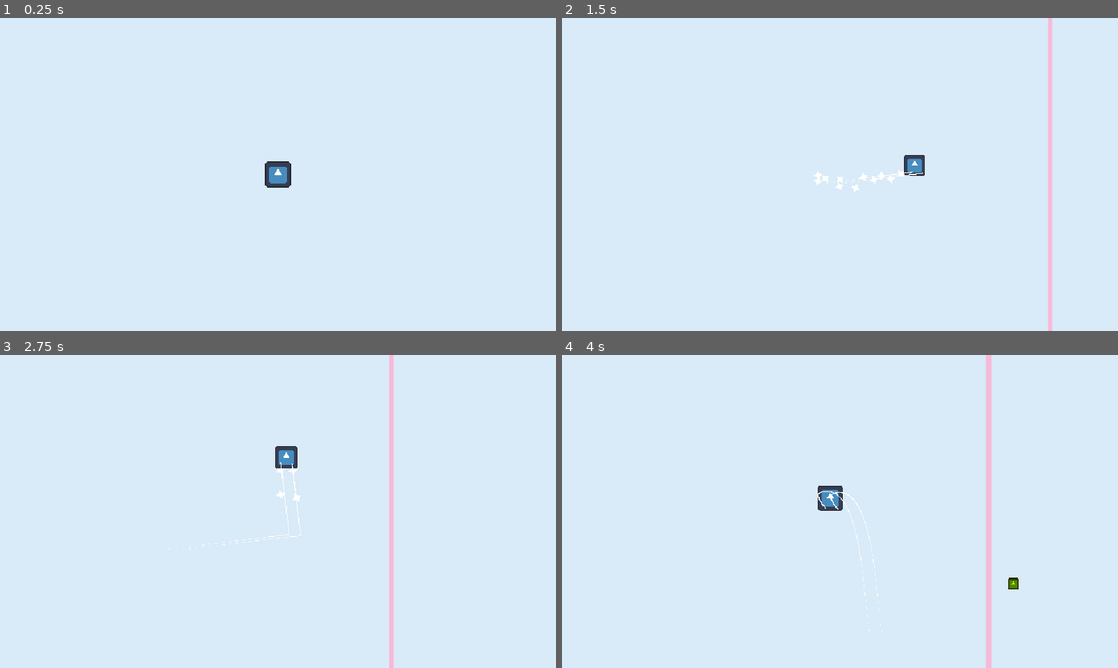
Above: before the commit, frames 1-4 (two rows, left to right).
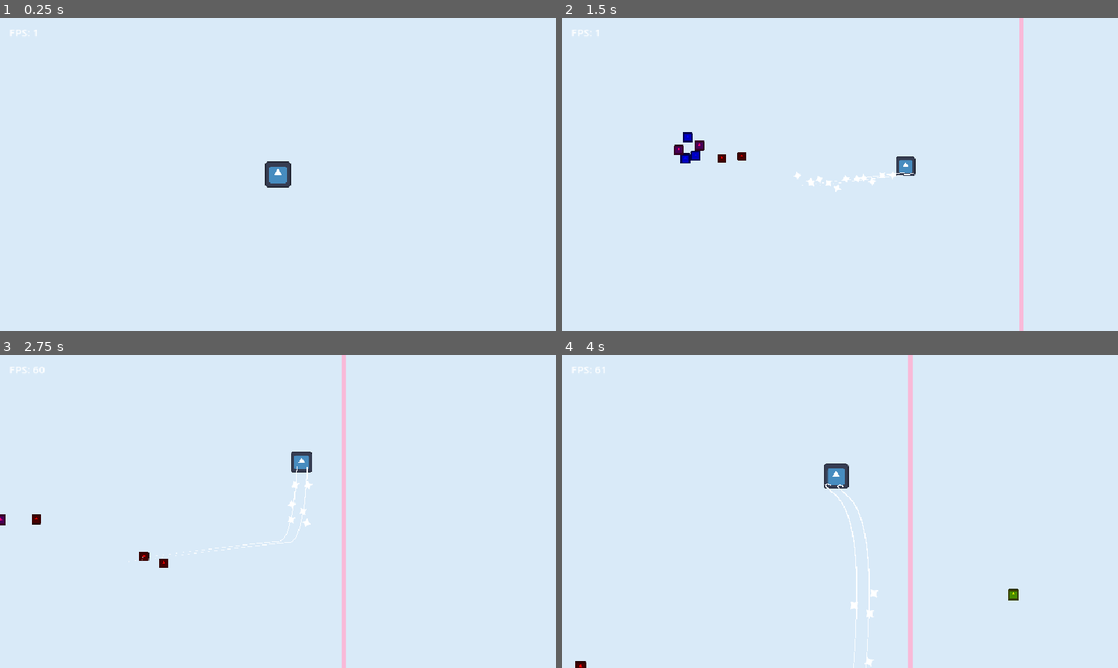
Above: after the commit, the same moments.

Repository: JLwuw/otter-jam
Game: Godot game, scene res://Scenes/gameplay_test.tscn
Same seed, same stepped clock (60 frames per second), same inputs: the game is played once before the commit and once after it. The engine's default icon, where the game draws it, is replaced by a stand-in: a white triangle on a blue panel in a dark square.
Inputs (mouse positions are in pixels of both pictures, inside the frame that each line leads up to):
- Up to frame 1 (0.25 s): no input
- Up to frame 2 (1.5 s): tap Enter at 0.5 s; move the mouse to (962, 158) at 0.52 s; press the mouse at (962, 158) at 0.53 s; move the mouse to (728, 190) at 1.27 s; release the mouse at (728, 190) at 1.28 s; click (728, 190) at 1.35 s
- Up to frame 3 (2.75 s): move the mouse to (333, 442) at 2.02 s; press the mouse at (333, 442) at 2.03 s
- Up to frame 4 (4 s): move the mouse to (812, 574) at 2.77 s; release the mouse at (812, 574) at 2.78 s; click (812, 574) at 2.85 s; move the mouse to (1006, 558) at 3.52 s; press the mouse at (1006, 558) at 3.53 s

The runs differ from the first frame. In frame 1, less than 0.1% of the frame differs, in the area x 2-7%, y 3-6%; in frame 2, 2.4%; in frame 3, 2.6%; in frame 4, 3.1%, in the area x 2-83%, y 0-100%.

Commit message:
Optimization overhaul

Diff:
--- a/Resources/Player/fire_rate_curve.tres
+++ b/Resources/Player/fire_rate_curve.tres
@@ -2,5 +2,5 @@
 
 [resource]
 _limits = [0.0, 2.0, 0.0, 1.0]
-_data = [Vector2(0, 0), 0.0, 0.0, 0, 0, Vector2(1, 2), 0.0, 0.0, 0, 0]
-point_count = 2
+_data = [Vector2(0, 0), 0.0, 0.0, 0, 0, Vector2(0.60199, 0.5006337), 2.5836627, 2.5836627, 0, 0, Vector2(1, 2), 0.0, 0.0, 0, 0]
+point_count = 3
--- a/Scenes/Bullet/bullet.tscn
+++ b/Scenes/Bullet/bullet.tscn
@@ -7,6 +7,8 @@
 
 [node name="Bullet" type="Area2D" unique_id=143243005]
 script = ExtResource("1_k7rnr")
+lifetime_seconds = 5.0
+despawn_when_offscreen = true
 
 [node name="Sprite2D" type="Sprite2D" parent="." unique_id=1657239318]
 scale = Vector2(0.14257813, 0.14257813)
@@ -15,4 +17,9 @@
 [node name="CollisionShape2D" type="CollisionShape2D" parent="." unique_id=368397643]
 shape = SubResource("CircleShape2D_554qy")
 
+[node name="VisibleOnScreenNotifier2D" type="VisibleOnScreenNotifier2D" parent="." unique_id=149310001]
+rect = Rect2(-24, -24, 48, 48)
+
 [connection signal="body_entered" from="." to="." method="_on_body_entered"]
+[connection signal="screen_entered" from="VisibleOnScreenNotifier2D" to="." method="_on_visible_on_screen_notifier_2d_screen_entered"]
+[connection signal="screen_exited" from="VisibleOnScreenNotifier2D" to="." method="_on_visible_on_screen_notifier_2d_screen_exited"]
--- a/Scenes/Enemies/enemy_slow_chaser.tscn
+++ b/Scenes/Enemies/enemy_slow_chaser.tscn
@@ -19,3 +19,9 @@
 
 [node name="Player Chase Component" type="Node" parent="." unique_id=1006373814]
 script = ExtResource("3_p7rkd")
+
+[node name="VisibleOnScreenNotifier2D" type="VisibleOnScreenNotifier2D" parent="." unique_id=1002036001]
+rect = Rect2(-28, -28, 56, 56)
+
+[connection signal="screen_entered" from="VisibleOnScreenNotifier2D" to="." method="_on_visible_on_screen_notifier_2d_screen_entered"]
+[connection signal="screen_exited" from="VisibleOnScreenNotifier2D" to="." method="_on_visible_on_screen_notifier_2d_screen_exited"]
--- a/Scenes/Enemies/enemy_slow_shooter.tscn
+++ b/Scenes/Enemies/enemy_slow_shooter.tscn
@@ -25,3 +25,10 @@
 [node name="Basic Shoot Component" type="Node" parent="." unique_id=1860826463]
 script = ExtResource("3_vqo77")
 bullet_scene = ExtResource("4_6cff3")
+fire_rate = 0.75
+
+[node name="VisibleOnScreenNotifier2D" type="VisibleOnScreenNotifier2D" parent="." unique_id=1602035001]
+rect = Rect2(-28, -28, 56, 56)
+
+[connection signal="screen_entered" from="VisibleOnScreenNotifier2D" to="." method="_on_visible_on_screen_notifier_2d_screen_entered"]
+[connection signal="screen_exited" from="VisibleOnScreenNotifier2D" to="." method="_on_visible_on_screen_notifier_2d_screen_exited"]
--- a/Scenes/Player/player.tscn
+++ b/Scenes/Player/player.tscn
@@ -13,7 +13,7 @@
 point_count = 2
 
 [sub_resource type="Gradient" id="Gradient_gk6dx"]
-offsets = PackedFloat32Array(0, 0.3271605)
+offsets = PackedFloat32Array(0, 0.8425926)
 colors = PackedColorArray(1, 1, 1, 1, 1, 1, 1, 0.72156864)
 
 [sub_resource type="CircleShape2D" id="CircleShape2D_a3d8c"]
@@ -43,6 +43,9 @@
 
 [node name="Player" type="CharacterBody2D" unique_id=2009590095 groups=["player"]]
 script = ExtResource("1_a3d8c")
+max_speed = 800.0
+acceleration_factor = 1.0
+drag = 0.25
 fire_rate_curve = ExtResource("2_xpcdj")
 
 [node name="Line2D2" type="Line2D" parent="." unique_id=1120057671]
@@ -50,22 +53,28 @@
 width_curve = SubResource("Curve_jlvik")
 gradient = SubResource("Gradient_gk6dx")
 script = ExtResource("7_0u5uq")
+length = 1200
 
 [node name="Line2D" type="Line2D" parent="." unique_id=284383964]
 points = PackedVector2Array(11, 16)
 width_curve = SubResource("Curve_jlvik")
 gradient = SubResource("Gradient_gk6dx")
 script = ExtResource("7_0u5uq")
+length = 1200
 
 [node name="CollisionShape2D" type="CollisionShape2D" parent="." unique_id=1340601154]
 shape = SubResource("CircleShape2D_a3d8c")
 
 [node name="Camera2D" type="Camera2D" parent="." unique_id=1631860778]
 position_smoothing_enabled = true
+position_smoothing_speed = 30.0
 script = ExtResource("6_dd0ac")
+speed_for_max_zoom_out = 800.0
+zoom_out = Vector2(0.3, 0.3)
 
 [node name="IceR" type="GPUParticles2D" parent="." unique_id=1520918119]
 position = Vector2(-9, 14)
+emitting = false
 amount = 15
 texture = ExtResource("4_htcer")
 process_material = SubResource("ParticleProcessMaterial_jlvik")
@@ -74,6 +83,7 @@
 
 [node name="IceL" type="GPUParticles2D" parent="." unique_id=795997758]
 position = Vector2(12, 13)
+emitting = false
 amount = 15
 texture = ExtResource("4_htcer")
 process_material = SubResource("ParticleProcessMaterial_jlvik")
--- a/Scenes/gameplay_test.tscn
+++ b/Scenes/gameplay_test.tscn
@@ -1,12 +1,15 @@
 [gd_scene format=3 uid="uid://b6echlk833f2a"]
 
-[ext_resource type="Script" path="res://Scenes/gameplay_test.gd" id="1_2okw4"]
 [ext_resource type="PackedScene" uid="uid://bttw28xgext45" path="res://Scenes/Player/player.tscn" id="1_6kpuu"]
+[ext_resource type="Script" uid="uid://cw60l7jw1fy3k" path="res://Scripts/gameplay_test.gd" id="1_n6585"]
+[ext_resource type="Script" uid="uid://cavvhlr7oonau" path="res://Scripts/Bullet/bullet_pool.gd" id="2_0f8g4"]
 [ext_resource type="PackedScene" uid="uid://6samdck1tc8k" path="res://Scenes/rink.tscn" id="5_6nxcd"]
 [ext_resource type="PackedScene" uid="uid://ba3g0t5t2s4lx" path="res://Scenes/enemy_spawner.tscn" id="6_gtphy"]
+[ext_resource type="PackedScene" uid="uid://28syyhoybqas" path="res://Scenes/Bullet/bullet.tscn" id="7_5d3qw"]
 
 [node name="GameplayTest" type="Node2D" unique_id=1958848919]
-script = ExtResource("1_2okw4")
+script = ExtResource("1_n6585")
+fps_update_interval = 1.0
 
 [node name="Rink" parent="." unique_id=487660221 instance=ExtResource("5_6nxcd")]
 position = Vector2(-3078, -1937)
@@ -14,9 +17,25 @@
 [node name="Player" parent="." unique_id=2009590095 instance=ExtResource("1_6kpuu")]
 position = Vector2(-6, 130)
 max_speed = 750.0
-acceleration_factor = 1.0
 bullet_speed = 800.0
 
 [node name="Enemy Spawner" parent="." unique_id=2131718947 node_paths=PackedStringArray("player") instance=ExtResource("6_gtphy")]
 position = Vector2(-223, 64)
 player = NodePath("../Player")
+
+[node name="BulletPool" type="Node" parent="." unique_id=1411259080]
+script = ExtResource("2_0f8g4")
+bullet_scene = ExtResource("7_5d3qw")
+initial_size = 180
+expand_by = 60
+
+[node name="DebugUI" type="CanvasLayer" parent="." unique_id=901245771]
+layer = 10
+
+[node name="FPSLabel" type="Label" parent="DebugUI" unique_id=506331224]
+offset_left = 16.0
+offset_top = 12.0
+offset_right = 148.0
+offset_bottom = 38.0
+theme_override_font_sizes/font_size = 18
+text = "FPS: --"
--- a/Scripts/Bullet/bullet.gd
+++ b/Scripts/Bullet/bullet.gd
@@ -5,22 +5,88 @@
 var team: Team
 var speed: float = 300.0
 var direction: Vector2 = Vector2.ZERO
+@export var lifetime_seconds: float = 3.0
+@export var despawn_when_offscreen: bool = false
+@onready var sprite: Sprite2D = $Sprite2D
+var lifetime_remaining: float = 0.0
+var pool: BulletPool
+var release_requested: bool = false
 
 func _ready() -> void:
-	if team == Team.PLAYER:
-		$Sprite2D.self_modulate = Color(1, 1, 0)
-	if team == Team.ENEMY:
-		$Sprite2D.self_modulate = Color(1, 0, 0)
+	if pool != null:
+		deactivate_for_pool()
+		return
 
+	activate(team, global_position, direction, speed)
 
-func _process(delta: float) -> void:
+func _physics_process(delta: float) -> void:
+	if lifetime_seconds > 0.0:
+		lifetime_remaining -= delta
+		if lifetime_remaining <= 0.0:
+			despawn()
+			return
+
 	position += direction * speed * delta
 
 func _on_body_entered(body: Node) -> void:
-	if team == Team.PLAYER and body.is_in_group("enemies"):
-		body.take_damage(1)
-		queue_free()
+	if team == Team.PLAYER and body.is_in_group("enemies") and body.has_method("take_damage"):
+		body.call("take_damage", 1)
+		despawn()
 
-	elif team == Team.ENEMY and body.is_in_group("player"):
-		body.take_damage(1)
-		queue_free()
+	elif team == Team.ENEMY and body.is_in_group("player") and body.has_method("take_damage"):
+		body.call("take_damage", 1)
+		despawn()
+
+func _on_visible_on_screen_notifier_2d_screen_entered() -> void:
+	sprite.visible = true
+
+func _on_visible_on_screen_notifier_2d_screen_exited() -> void:
+	# Bullets are short-lived projectiles; despawning them off-screen avoids wasted draw/update work.
+	if despawn_when_offscreen:
+		despawn()
+		return
+
+	sprite.visible = false
+
+func set_pool(new_pool: BulletPool) -> void:
+	pool = new_pool
+
+func activate(new_team: Team, spawn_position: Vector2, spawn_direction: Vector2, spawn_speed: float) -> void:
+	release_requested = false
+	team = new_team
+	global_position = spawn_position
+	direction = spawn_direction
+	speed = spawn_speed
+	lifetime_remaining = lifetime_seconds
+	_apply_team_color()
+	sprite.visible = true
+	visible = true
+	set_physics_process(true)
+	monitoring = true
+	monitorable = true
+
+func deactivate_for_pool() -> void:
+	release_requested = false
+	direction = Vector2.ZERO
+	lifetime_remaining = lifetime_seconds
+	sprite.visible = false
+	visible = false
+	set_physics_process(false)
+	set_deferred("monitoring", false)
+	set_deferred("monitorable", false)
+
+func despawn() -> void:
+	if pool != null:
+		if release_requested:
+			return
+		release_requested = true
+		pool.release_bullet(self)
+		return
+
+	queue_free()
+
+func _apply_team_color() -> void:
+	if team == Team.PLAYER:
+		sprite.self_modulate = Color(1, 1, 0)
+	elif team == Team.ENEMY:
+		sprite.self_modulate = Color(1, 0, 0)
--- /dev/null
+++ b/Scripts/Bullet/bullet_pool.gd
@@ -0,0 +1,78 @@
+class_name BulletPool
+extends Node
+
+@export var bullet_scene: PackedScene
+@export var initial_size: int = 128
+@export var expand_by: int = 32
+
+var available: Array[Node] = []
+var pending_release: Dictionary = {}
+@onready var current_scene_root: Node = get_tree().current_scene
+
+func _ready() -> void:
+	if current_scene_root == null:
+		current_scene_root = get_tree().root
+	warm_pool(initial_size)
+
+
+func warm_pool(count: int) -> void:
+	if bullet_scene == null or count <= 0:
+		return
+
+	for _i in range(count):
+		var bullet_node: Node = bullet_scene.instantiate()
+		if bullet_node == null:
+			continue
+
+		if bullet_node.has_method("set_pool"):
+			bullet_node.call("set_pool", self)
+
+		add_child(bullet_node)
+		if bullet_node.has_method("deactivate_for_pool"):
+			bullet_node.call("deactivate_for_pool")
+
+		available.append(bullet_node)
+
+
+func get_bullet(team: Bullet.Team, spawn_position: Vector2, spawn_direction: Vector2, spawn_speed: float) -> Node:
+	if available.is_empty():
+		warm_pool(expand_by)
+
+	if available.is_empty():
+		return null
+
+	var bullet_node: Node = available.pop_back()
+	if bullet_node.get_parent() != current_scene_root:
+		bullet_node.reparent(current_scene_root)
+
+	if bullet_node.has_method("activate"):
+		bullet_node.call("activate", team, spawn_position, spawn_direction, spawn_speed)
+
+	return bullet_node
+
+
+func release_bullet(bullet_node: Node) -> void:
+	if bullet_node == null:
+		return
+
+	var instance_id: int = bullet_node.get_instance_id()
+	if pending_release.has(instance_id):
+		return
+
+	pending_release[instance_id] = true
+	call_deferred("_release_bullet_deferred", bullet_node, instance_id)
+
+
+func _release_bullet_deferred(bullet_node: Node, instance_id: int) -> void:
+	pending_release.erase(instance_id)
+	if bullet_node == null or not is_instance_valid(bullet_node):
+		return
+
+	if bullet_node.has_method("deactivate_for_pool"):
+		bullet_node.call("deactivate_for_pool")
+
+	if bullet_node.get_parent() != self:
+		bullet_node.reparent(self)
+
+	if not available.has(bullet_node):
+		available.append(bullet_node)
--- a/Scripts/Enemies/Components/component_basic_shoot.gd
+++ b/Scripts/Enemies/Components/component_basic_shoot.gd
@@ -8,29 +8,49 @@
 var player: Node2D
 var owner_body: CharacterBody2D
 var shoot_timer: float = 0.0
+var has_warned_missing_player: bool = false
+var fire_interval: float = INF
+@onready var current_scene_root: Node = get_tree().current_scene
+var bullet_pool: BulletPool
 
 func _ready() -> void:
-	owner_body = get_parent()
-	set_process(true)
+	owner_body = get_parent() as CharacterBody2D
+	if fire_rate > 0.0:
+		fire_interval = 1.0 / fire_rate
+	if current_scene_root == null:
+		current_scene_root = get_tree().root
+	bullet_pool = current_scene_root.get_node_or_null("BulletPool") as BulletPool
 
 func _process(delta: float) -> void:
+	if owner_body == null:
+		return
+
 	if player == null:
-		print("No player found in Basic Shoot Component")
+		if not has_warned_missing_player:
+			push_warning("No player found in Basic Shoot Component")
+			has_warned_missing_player = true
 		return
+
+	has_warned_missing_player = false
 
 	shoot_timer -= delta
 
 	if shoot_timer <= 0.0:
 		shoot()
-		shoot_timer = 1.0 / fire_rate
+		shoot_timer = fire_interval
 
 func shoot() -> void:
+	if bullet_scene == null:
+		return
+
+	var dir: Vector2 = (player.global_position - owner_body.global_position).normalized()
+	if bullet_pool != null:
+		bullet_pool.get_bullet(Bullet.Team.ENEMY, owner_body.global_position, dir, bullet_speed)
+		return
+
 	var bullet: Bullet = bullet_scene.instantiate()
 	bullet.global_position = owner_body.global_position
-
-	var dir: Vector2 = (player.global_position - bullet.global_position).normalized()
 	bullet.direction = dir
 	bullet.team = Bullet.Team.ENEMY
 	bullet.speed = bullet_speed
-
-	get_tree().current_scene.add_child(bullet)
+	current_scene_root.add_child(bullet)
--- a/Scripts/Enemies/Components/component_player_chase.gd
+++ b/Scripts/Enemies/Components/component_player_chase.gd
@@ -9,21 +9,31 @@
 
 var owner_body: CharacterBody2D
 var player: Player
+var has_warned_missing_player: bool = false
+var max_speed_sq: float = 0.0
 
 func _ready() -> void:
-	owner_body = get_parent()
+	owner_body = get_parent() as CharacterBody2D
+	max_speed_sq = max_speed * max_speed
 
 func _physics_process(delta: float) -> void:
-	if player == null:
-		print("No player in Slow Chase Component")
+	if owner_body == null:
 		return
 
-	var direction: Vector2 = (player.global_position- owner_body.global_position).normalized()
+	if player == null:
+		if not has_warned_missing_player:
+			push_warning("No player in Slow Chase Component")
+			has_warned_missing_player = true
+		return
+
+	has_warned_missing_player = false
+
+	var direction: Vector2 = (player.global_position - owner_body.global_position).normalized()
 	direction *= acceleration_factor
 	var acceleration: Vector2 = owner_body.velocity.lerp(direction, delta * responsiveness)
 	owner_body.velocity += delta * acceleration
 
-	if owner_body.velocity.length() > max_speed:
+	if owner_body.velocity.length_squared() > max_speed_sq:
 		owner_body.velocity = owner_body.velocity.normalized() * max_speed
 
 	owner_body.move_and_slide()
--- a/Scripts/Enemies/enemy.gd
+++ b/Scripts/Enemies/enemy.gd
@@ -5,11 +5,18 @@
 @export var toughness: int = 1
 @export var unlock_time: int = 0
 @export var player: Player
+@export var disable_collision_when_offscreen: bool = true
 
 var current_health: int = 3
+@onready var sprite: Sprite2D = $Sprite2D
+@onready var chase_component: ComponentPlayerChase = get_node_or_null("Player Chase Component")
+@onready var shoot_component: ComponentBasicShoot = get_node_or_null("Basic Shoot Component")
+@onready var collision_shape: CollisionShape2D = $CollisionShape2D
+@onready var screen_notifier: VisibleOnScreenNotifier2D = $VisibleOnScreenNotifier2D
 
 func _ready() -> void:
 	current_health = max_health
+	set_enemy_active(screen_notifier.is_on_screen())
 
 func take_damage(amount: int) -> void:
 	current_health -= amount
@@ -18,3 +25,21 @@
 
 func die() -> void:
 	queue_free()
+
+func _on_visible_on_screen_notifier_2d_screen_entered() -> void:
+	set_enemy_active(true)
+
+func _on_visible_on_screen_notifier_2d_screen_exited() -> void:
+	set_enemy_active(false)
+
+func set_enemy_active(is_active: bool) -> void:
+	sprite.visible = is_active
+
+	if chase_component != null:
+		chase_component.set_physics_process(is_active)
+
+	if shoot_component != null:
+		shoot_component.set_process(is_active)
+
+	if disable_collision_when_offscreen and collision_shape != null:
+		collision_shape.disabled = not is_active
--- a/Scripts/Enemies/enemy_slow_chaser.gd
+++ b/Scripts/Enemies/enemy_slow_chaser.gd
@@ -3,4 +3,5 @@
 
 func _ready() -> void:
 	super._ready()
-	$"Player Chase Component".player = player
+	var chase_component: ComponentPlayerChase = $"Player Chase Component"
+	chase_component.player = player
--- a/Scripts/Enemies/enemy_slow_shooter.gd
+++ b/Scripts/Enemies/enemy_slow_shooter.gd
@@ -3,5 +3,7 @@
 
 func _ready() -> void:
 	super._ready()
-	$"Player Chase Component".player = player
-	$"Basic Shoot Component".player = player
+	var chase_component: ComponentPlayerChase = $"Player Chase Component"
+	var shoot_component: ComponentBasicShoot = $"Basic Shoot Component"
+	chase_component.player = player
+	shoot_component.player = player
--- a/Scripts/Player/ice_emitter.gd
+++ b/Scripts/Player/ice_emitter.gd
@@ -5,12 +5,17 @@
 
 var player: CharacterBody2D
 var particle_material: ParticleProcessMaterial
+var emit_speed_sq: float = 0.0
+var direction_update_speed_sq: float = 0.0
 
 func _ready() -> void:
 	player = get_parent() as CharacterBody2D
 	if process_material is ParticleProcessMaterial:
 		particle_material = (process_material as ParticleProcessMaterial).duplicate(true)
 		process_material = particle_material
+
+	emit_speed_sq = min_emit_speed * min_emit_speed
+	direction_update_speed_sq = min_speed_for_direction_update * min_speed_for_direction_update
 
 
 func _process(_delta: float) -> void:
@@ -19,12 +24,11 @@
 		return
 
 	var speed_sq: float = player.velocity.length_squared()
-	var emit_speed_sq: float = min_emit_speed * min_emit_speed
 	emitting = speed_sq >= emit_speed_sq
 	if not emitting:
 		return
 
-	if speed_sq <= min_speed_for_direction_update * min_speed_for_direction_update:
+	if speed_sq <= direction_update_speed_sq:
 		return
 
 	var opposite_dir: Vector2 = -player.velocity.normalized()
--- a/Scripts/Player/line_2d.gd
+++ b/Scripts/Player/line_2d.gd
@@ -1,13 +1,18 @@
 extends Line2D
 
 @export var length: int = 120
+@export var min_point_distance: float = 3.0
 
 @onready var parent_node: Node2D = get_parent() as Node2D
 var offset: Vector2 = Vector2.ZERO
+var min_point_distance_sq: float = 0.0
+var last_point: Vector2 = Vector2.ZERO
+var has_last_point: bool = false
 
 # Called when the node enters the scene tree for the first time.
 func _ready() -> void:
 	offset = position
+	min_point_distance_sq = min_point_distance * min_point_distance
 	if get_point_count() > 0:
 		offset += get_point_position(0)
 		clear_points()
@@ -21,6 +26,12 @@
 
 	# Keep using the node's authored local position within the player scene.
 	var point: Vector2 = parent_node.to_global(offset)
+	if has_last_point and point.distance_squared_to(last_point) < min_point_distance_sq:
+		return
+
+	last_point = point
+	has_last_point = true
 	add_point(point, 0)
-	if get_point_count() > length:
-		remove_point(get_point_count() - 1)
+	var point_count: int = get_point_count()
+	if point_count > length:
+		remove_point(point_count - 1)
--- a/Scripts/Player/player.gd
+++ b/Scripts/Player/player.gd
@@ -27,6 +27,18 @@
 var shoot_timer: float = 0.0
 @onready var current_health: int = max_health
 var invuln_timer: float = 0
+var max_speed_sq: float = 0.0
+var speed_cap_inv: float = 0.0
+@onready var current_scene_root: Node = get_tree().current_scene
+var bullet_pool: BulletPool
+
+func _ready() -> void:
+	max_speed_sq = max_speed * max_speed
+	if SPEED_CAP > 0.0:
+		speed_cap_inv = 1.0 / SPEED_CAP
+	if current_scene_root == null:
+		current_scene_root = get_tree().root
+	bullet_pool = current_scene_root.get_node_or_null("BulletPool") as BulletPool
 
 func _input(event: InputEvent) -> void:
 	if event.is_action_pressed("leftClick"):
@@ -42,7 +54,7 @@
 		var accel: Vector2 = velocity.lerp(target_velocity, responsiveness * delta)
 		velocity += accel * acceleration_factor * delta
 
-	if velocity.length() > max_speed:
+	if velocity.length_squared() > max_speed_sq:
 		velocity = velocity.normalized() * max_speed
 
 	velocity *= 1.0 / (1.0 + drag * delta)
@@ -68,7 +80,10 @@
 		shoot_timer = calc_shoot_cooldown(current_speed)
 
 func calc_shoot_cooldown(current_speed: float) -> float:
-	var speed_percent: float = clamp(current_speed / SPEED_CAP, 0.0, 1.0) 	# Normalize speed (0 → 1)
+	if fire_rate_curve == null:
+		return 1.0 / min_fire_rate
+
+	var speed_percent: float = clamp(current_speed * speed_cap_inv, 0.0, 1.0)
 	var curve_value: float = fire_rate_curve.sample(speed_percent)
 	var current_fire_rate: float = lerp(min_fire_rate, max_fire_rate, curve_value)
 	return 1.0 / current_fire_rate
@@ -79,13 +94,16 @@
 		return
 
 	var bullet: Bullet = bullet_scene.instantiate()
+	var direction: Vector2 = (get_global_mouse_position() - global_position).normalized()
+	if bullet_pool != null:
+		bullet_pool.get_bullet(Bullet.Team.PLAYER, global_position, direction, bullet_speed)
+		return
+
 	bullet.team = Bullet.Team.PLAYER
 	bullet.global_position = global_position
-	var direction: Vector2 = (get_global_mouse_position() - global_position).normalized()
 	bullet.direction = direction
 	bullet.speed = bullet_speed
-
-	get_tree().current_scene.add_child(bullet)
+	current_scene_root.add_child(bullet)
 
 func take_damage(amount: int = 1) -> void:
 	if invuln_timer > 0: return
--- a/Scripts/Spawner/enemy_spawner.gd
+++ b/Scripts/Spawner/enemy_spawner.gd
@@ -12,9 +12,13 @@
 @export var budget_growth: float = 0.5
 
 var time_elapsed: float = 0
+@onready var current_scene_root: Node = get_tree().current_scene
+@onready var spawn_timer: Timer = $Timer
 
 func _ready() -> void:
-	$Timer.wait_time = base_spawn_interval
+	spawn_timer.wait_time = base_spawn_interval
+	if current_scene_root == null:
+		current_scene_root = get_tree().root
 
 func _process(delta: float) -> void:
 	time_elapsed += delta
@@ -32,19 +36,25 @@
 		return
 
 	while budget > 0:
-		var valid: Array[EnemyData] = []
-
-		for enemy in available_enemies:
-			if enemy.toughness <= budget:
-				valid.append(enemy)
-
-		if valid.is_empty():
+		var choice: EnemyData = pick_affordable_enemy(available_enemies, budget)
+		if choice == null:
 			break
 
-
-		var choice: EnemyData = valid.pick_random()
 		spawn_enemy(choice.scene)
 		budget -= choice.toughness
+
+
+func pick_affordable_enemy(available_enemies: Array[EnemyData], budget: float) -> EnemyData:
+	var choice: EnemyData = null
+	var valid_count: int = 0
+
+	for enemy in available_enemies:
+		if enemy.toughness <= budget:
+			valid_count += 1
+			if randi() % valid_count == 0:
+				choice = enemy
+
+	return choice
 
 
 func spawn_enemy(scene: PackedScene) -> void:
@@ -55,7 +65,7 @@
 
 	enemy.global_position = global_position + offset
 	enemy.player = player
-	get_tree().current_scene.add_child(enemy)
+	current_scene_root.add_child(enemy)
 	await get_tree().create_timer(0.1).timeout
 
 
--- a/Scripts/gameplay_test.gd
+++ b/Scripts/gameplay_test.gd
@@ -5,5 +5,21 @@
 	preload("res://Scenes/Enemies/enemy_slow_shooter.tscn")
 ]
 
+@export var fps_update_interval: float = 0.01
+@onready var fps_label: Label = $DebugUI/FPSLabel
+var fps_update_timer: float = 0.01
+
 func _ready() -> void:
 	EnemyDB.init(enemy_scenes)
+
+func _process(delta: float) -> void:
+	if fps_label == null:
+		return
+
+	fps_update_timer -= delta
+	if fps_update_timer > 0.0:
+		return
+
+	fps_update_timer = fps_update_interval
+	var fps: float = Engine.get_frames_per_second()
+	fps_label.text = "FPS: %.0f" % fps
Not shown, added: Scripts/Bullet/bullet_pool.gd.uid
